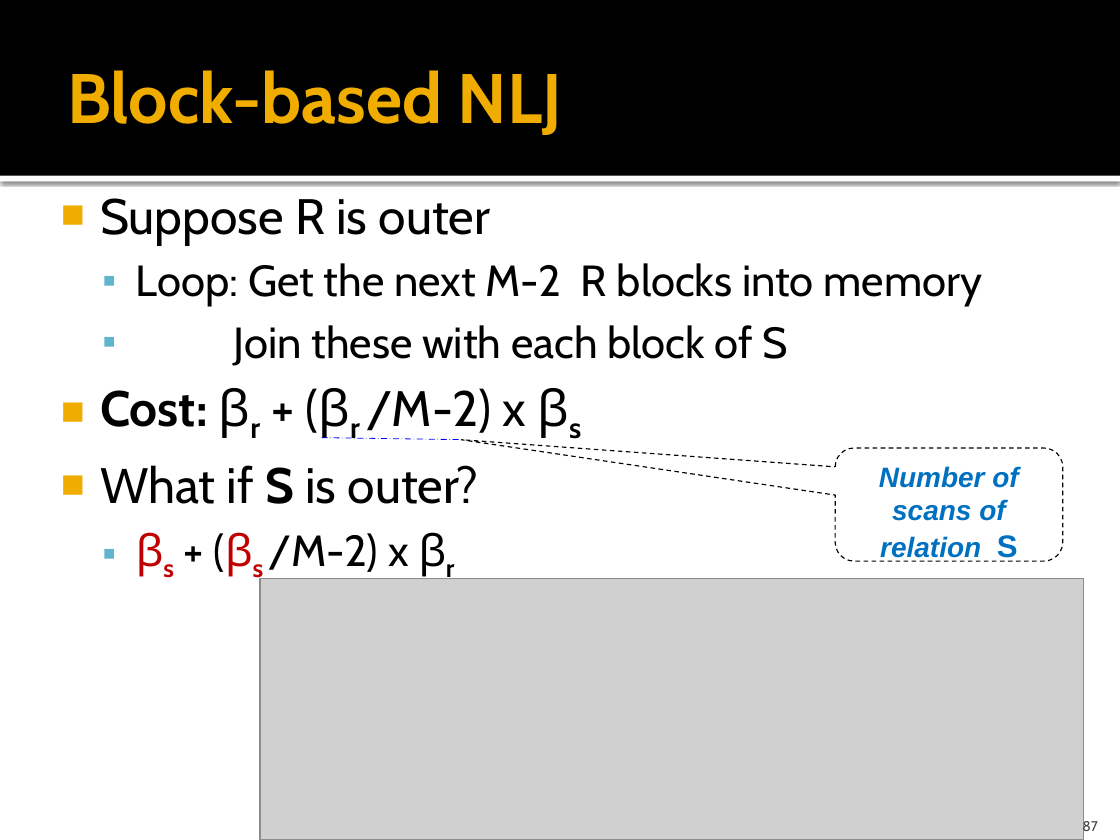
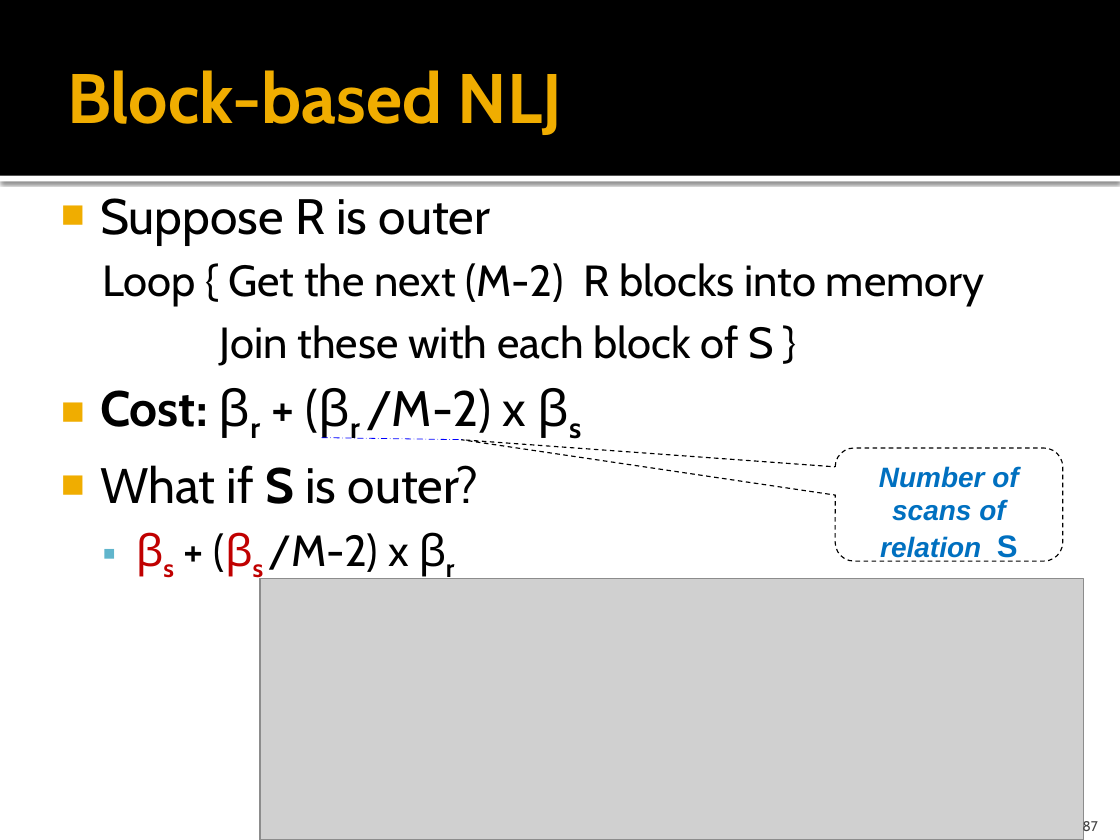
Before and after one commit to cmpt506f16/cmpt506-content, a slide deck: slide 87 of 05 Query Processing & Optimization.pptx. Drawn at 1120x840 pixels with LibreOffice and Linux fonts; fonts in the diff are those of the drawing; grey boxes stand for pictures. Boxes give left, top, right and bottom in pixels: in the first picture for what was removed or moved away, otherwise in the second. Text is boxed around its words. In the diff, an @@ line names an element or a change of style, - is before the commit and + after.

```diff
--- a/05 Query Processing & Optimization.pptx
+++ b/05 Query Processing & Optimization.pptx
@@ text at [102, 263, 984, 366]: text changed @@
-  ▪ Loop: Get the next M-2 R blocks into memory
-  ▪ Join these with each block of S
+  Loop { Get the next (M-2) R blocks into memory
+  Join these with each block of S }
```
Also in this commit, not shown: 4 other slides changed.
